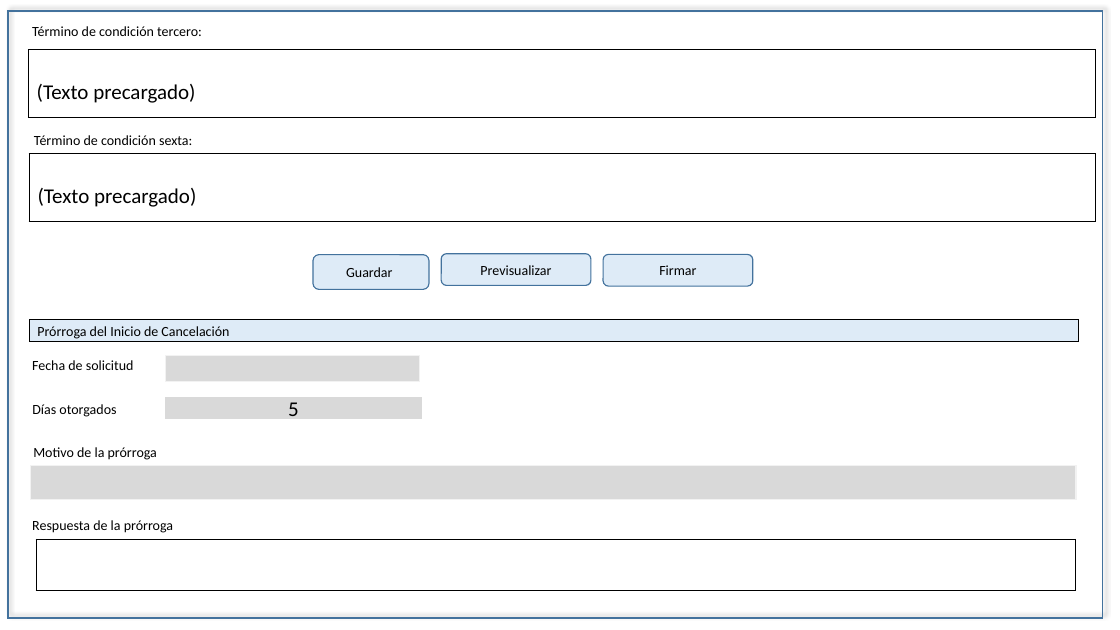
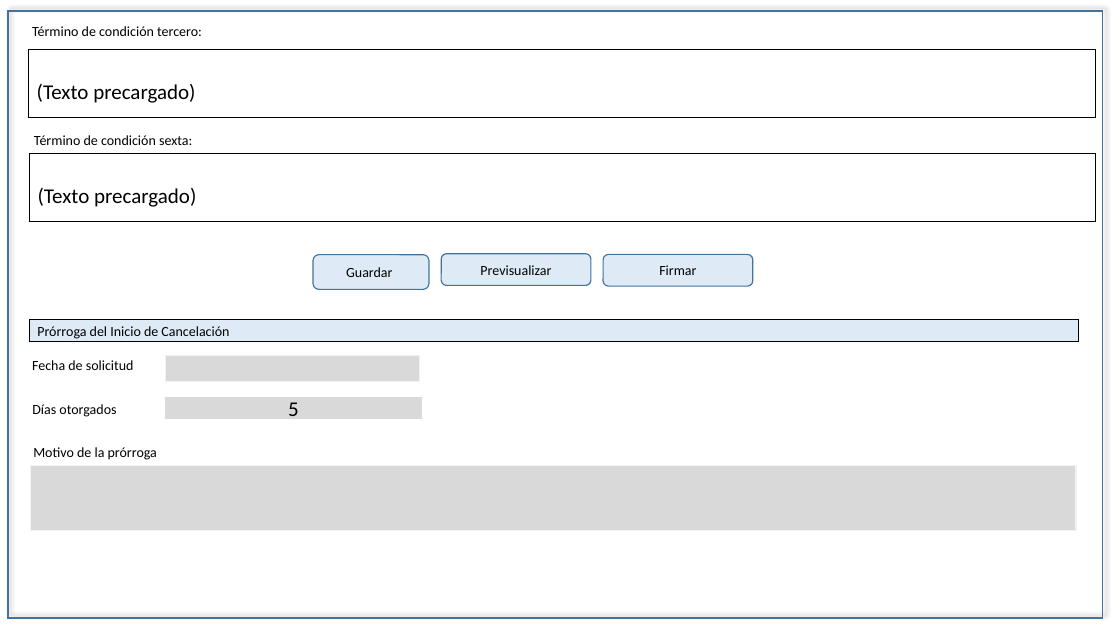
Before and after one commit to EDDIE83/Documentos, a slide deck: slide 4 of TAF 092019/Cancelación.pptx. Drawn at 1120x630 pixels with LibreOffice and Linux fonts; fonts in the diff are those of the drawing. Boxes give left, top, right and bottom in pixels: in the first picture for what was removed or moved away, otherwise in the second. Text is boxed around its words. In the diff, an @@ line names an element or a change of style, - is before the commit and + after.

```diff
--- a/TAF 092019/Cancelación.pptx
+++ b/TAF 092019/Cancelación.pptx
@@ rectangle: place and size @@
-rectangle at <box>30,465,1076,500</box>
+rectangle at <box>30,465,1076,530</box>
@@ text removed at <box>32,520,173,533</box> @@
-Respuesta de la prórroga
@@ table removed at <box>36,539,1076,591</box>, 1 rows, 1 columns @@
-
```
Also in this commit, not shown: 14 other slides changed, 3 other files.
